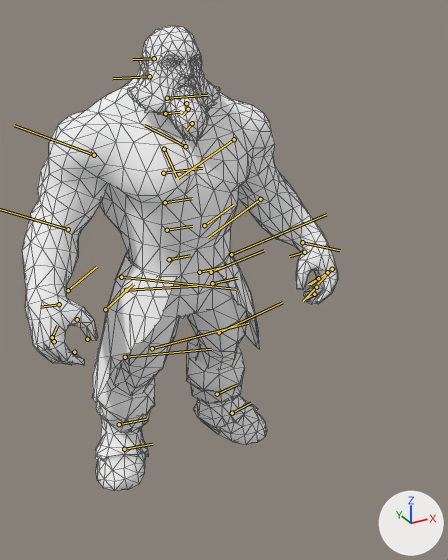
An edit to the glTF model assets/heroes/beastmaster/models/hero.glb, drawn before and after from the same camera.
Both versions are drawn from a 50 mm camera at (-2.8, -6.36, 5.37) aimed at (0.28, -0.75, 2.56). Lighting does not change. The marker at lower right points along +X, +Y and +Z. The older version comes first. The bones that change, and the others that lie on the model, are drawn over the model as lines. Mesh edges are drawn as thin lines.

Names of what the first picture shows: 'beastmaster.001'.
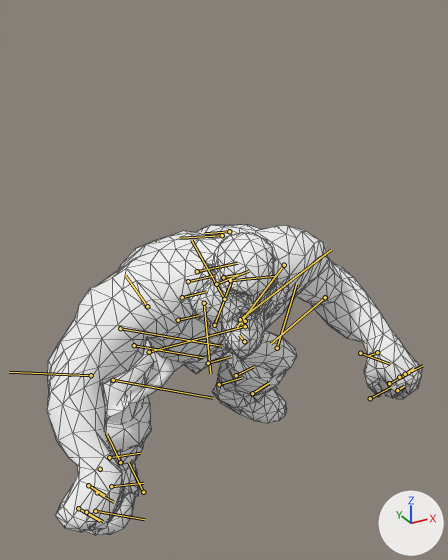
The newer file adds an action. The first version stands in its rest pose; the second is drawn at frame 6 of the action 'beastmaster_spawn_loadout_mh'.

The edits, one by one:
Bone 'Root_0' (bone_root_0) moves from (0.0, 0.0, 0.0) to (0.076, 0.06, -0.807).
Bone 'Root_0' (bone_root_0) turns from (0, 0, 0) to (0, 23, 0) degrees about its own x, y and z.
Bone 'thigh_R' (bone_thigh_r) turns from (0, 0, 0) to (55, -126, -61) degrees about its own x, y and z.
Bone 'knee_R' (bone_knee_r) turns from (0, 0, 0) to (0, 83, 0) degrees about its own x, y and z.
Bone 'ankle_R' (bone_ankle_r) turns from (0, 0, 0) to (3, 9, -20) degrees about its own x, y and z.
Bone 'thigh_L' (bone_thigh_l) turns from (0, 0, 0) to (-73, -50, 78) degrees about its own x, y and z.
Bone 'knee_L' (bone_knee_l) turns from (0, 0, 0) to (0, 95, 0) degrees about its own x, y and z.
Bone 'ankle_L' (bone_ankle_l) turns from (0, 0, 0) to (13, -28, -43) degrees about its own x, y and z.
Bone 'Spine_0' (bone_spine_0) moves from (0.0, 0.0, 0.0) to (0.026, 0.0, -0.004).
Bone 'Spine_0' (bone_spine_0) turns from (0, 0, 0) to (-1, 17, -2) degrees about its own x, y and z.
Bone 'Spine_1' (bone_spine_1) moves from (0.0, 0.0, 0.0) to (0.026, 0.0, -0.001).
Bone 'Spine_1' (bone_spine_1) turns from (0, 0, 0) to (-1, 13, -1) degrees about its own x, y and z.
Bone 'Spine_2' (bone_spine_2) moves from (0.0, 0.0, 0.0) to (0.025, 0.0, 0.007).
Bone 'Spine_2' (bone_spine_2) turns from (0, 0, 0) to (-1, 12, -1) degrees about its own x, y and z.
Bone 'clavicle_R' (bone_clavicle_r) turns from (0, 0, 0) to (-14, -24, 0) degrees about its own x, y and z.
Bone 'bicep_R' (bone_bicep_r) turns from (0, 0, 0) to (-19, 28, -28) degrees about its own x, y and z.
Bone 'elbow_R' (bone_elbow_r) turns from (0, 0, 0) to (-35, 10, 2) degrees about its own x, y and z.
Bone 'wrist_R' (bone_wrist_r) turns from (0, 0, 0) to (54, -19, -33) degrees about its own x, y and z.
Bone 'Thumb_0_R' (bone_thumb_0_r) turns from (0, 0, 0) to (13, -4, -14) degrees about its own x, y and z.
Bone 'Mid_0_R' (bone_mid_0_r) turns from (0, 0, 0) to (2, 31, 4) degrees about its own x, y and z.
Bone 'Ring_0_R' (bone_ring_0_r) turns from (0, 0, 0) to (-8, 32, 0) degrees about its own x, y and z.
Bone 'Head_0' (bone_head_0) moves from (0.0, 0.0, 0.0) to (0.027, 0.0, 0.021).
Bone 'Head_0' (bone_head_0) turns from (0, 0, 0) to (-4, 10, 3) degrees about its own x, y and z.
Bone 'Head_1' (bone_head_1) moves from (0.0, 0.0, 0.0) to (-0.041, -0.001, -0.024).
Bone 'Head_1' (bone_head_1) turns from (0, 0, 0) to (14, -45, -12) degrees about its own x, y and z.
Bone 'ponyTail2_1' (bone_ponytail2_1) turns from (0, 0, 0) to (2, -38, -6) degrees about its own x, y and z.
Bone 'clavicle_L' (bone_clavicle_l) moves from (0.0, 0.0, 0.0) to (-0.021, -0.004, -0.005).
Bone 'clavicle_L' (bone_clavicle_l) turns from (0, 0, 0) to (-2, -19, 8) degrees about its own x, y and z.
Bone 'bicep_L' (bone_bicep_l) turns from (0, 0, 0) to (-50, 39, -15) degrees about its own x, y and z.
Bone 'elbow_L' (bone_elbow_l) turns from (0, 0, 0) to (-15, 18, 10) degrees about its own x, y and z.
Bone 'wrist_L' (bone_wrist_l) turns from (0, 0, 0) to (71, -8, -12) degrees about its own x, y and z.
Bone 'Mid_0_L' (bone_mid_0_l) turns from (0, 0, 0) to (7, 34, 5) degrees about its own x, y and z.
Bone 'Ring_0_L' (bone_ring_0_l) turns from (0, 0, 0) to (-1, 14, -4) degrees about its own x, y and z.
Bone 'skirt_back_1' (bone_skirt_back_1) moves from (0.0, 0.0, 0.0) to (-0.206, -0.001, 0.124).
Bone 'skirt_L_0' (bone_skirt_l_0) moves from (0.0, 0.0, 0.0) to (0.008, 0.025, 0.04).
Bone 'skirt_L_0' (bone_skirt_l_0) turns from (0, 0, 0) to (-2, -7, 23) degrees about its own x, y and z.
Bone 'skirt_R_0' (bone_skirt_r_0) moves from (0.0, 0.0, 0.0) to (-0.442, -0.41, 0.216).
Bone 'skirt_R_0' (bone_skirt_r_0) turns from (0, 0, 0) to (2, -17, -10) degrees about its own x, y and z.

What differs and where, as boxes [x1, y1, x2, y2] in the pictures (448 x 560 px):
'beastmaster.001', posed (19% wider, 33% shorter)
    before: [22, 26, 338, 491]
    after: [47, 224, 422, 535]
bone 'Root_0', root to tip
    before: (169, 259) to (190, 255)
    after: (178, 320) to (198, 315)
bone 'thigh_R', root to tip
    before: (126, 290) to (197, 286)
    after: (134, 345) to (203, 357)
bone 'knee_R', root to tip
    before: (125, 357) to (211, 349)
    after: (113, 380) to (213, 398)
bone 'ankle_R', root to tip
    before: (119, 424) to (146, 419)
    after: (109, 457) to (140, 453)
bone 'thigh_L', root to tip
    before: (211, 272) to (264, 250)
    after: (214, 325) to (233, 276)
bone 'knee_L', root to tip
    before: (219, 332) to (282, 302)
    after: (277, 348) to (296, 284)
bone 'ankle_L', root to tip
    before: (217, 394) to (236, 385)
    after: (236, 375) to (254, 366)
bone 'Spine_0', root to tip
    before: (167, 230) to (192, 226)
    after: (182, 297) to (206, 291)
bone 'Spine_1', root to tip
    before: (165, 202) to (192, 198)
    after: (188, 281) to (215, 275)
bone 'Spine_2', root to tip
    before: (163, 173) to (202, 168)
    after: (197, 271) to (237, 263)
bone 'clavicle_R', root to tip
    before: (164, 149) to (177, 177)
    after: (204, 303) to (210, 373)
bone 'bicep_R', root to tip
    before: (94, 155) to (14, 125)
    after: (147, 306) to (125, 275)
bone 'wrist_R', root to tip
    before: (59, 304) to (40, 307)
    after: (100, 469) to (101, 471)
bone 'Thumb_0_R', root to tip
    before: (68, 290) to (97, 266)
    after: (120, 462) to (106, 433)
bone 'Mid_0_R', root to tip
    before: (52, 337) to (57, 325)
    after: (95, 511) to (144, 519)
bone 'Ring_0_R', root to tip
    before: (54, 341) to (55, 340)
    after: (78, 508) to (100, 521)
bone 'Head_0', root to tip
    before: (165, 113) to (180, 112)
    after: (223, 277) to (238, 274)
bone 'Head_1', root to tip
    before: (167, 98) to (207, 95)
    after: (230, 280) to (276, 276)
bone 'ponyTail2_1', root to tip
    before: (149, 76) to (112, 78)
    after: (222, 235) to (179, 238)
bone 'clavicle_L', root to tip
    before: (185, 146) to (145, 125)
    after: (224, 299) to (191, 240)
bone 'bicep_L', root to tip
    before: (234, 139) to (178, 178)
    after: (284, 265) to (237, 327)
bone 'elbow_L', root to tip
    before: (260, 199) to (207, 238)
    after: (325, 297) to (270, 344)
bone 'wrist_L', root to tip
    before: (304, 252) to (289, 256)
    after: (377, 352) to (368, 356)
bone 'Mid_0_L', root to tip
    before: (327, 272) to (310, 284)
    after: (399, 377) to (423, 365)
bone 'Ring_0_L', root to tip
    before: (318, 278) to (308, 284)
    after: (405, 374) to (413, 368)
bone 'skirt_back_1', root to tip
    before: (152, 348) to (248, 323)
    after: (149, 352) to (242, 327)
bone 'skirt_L_0', root to tip
    before: (231, 254) to (326, 214)
    after: (240, 319) to (331, 249)
bone 'skirt_R_0', root to tip
    before: (121, 277) to (235, 289)
    after: (120, 328) to (222, 346)
